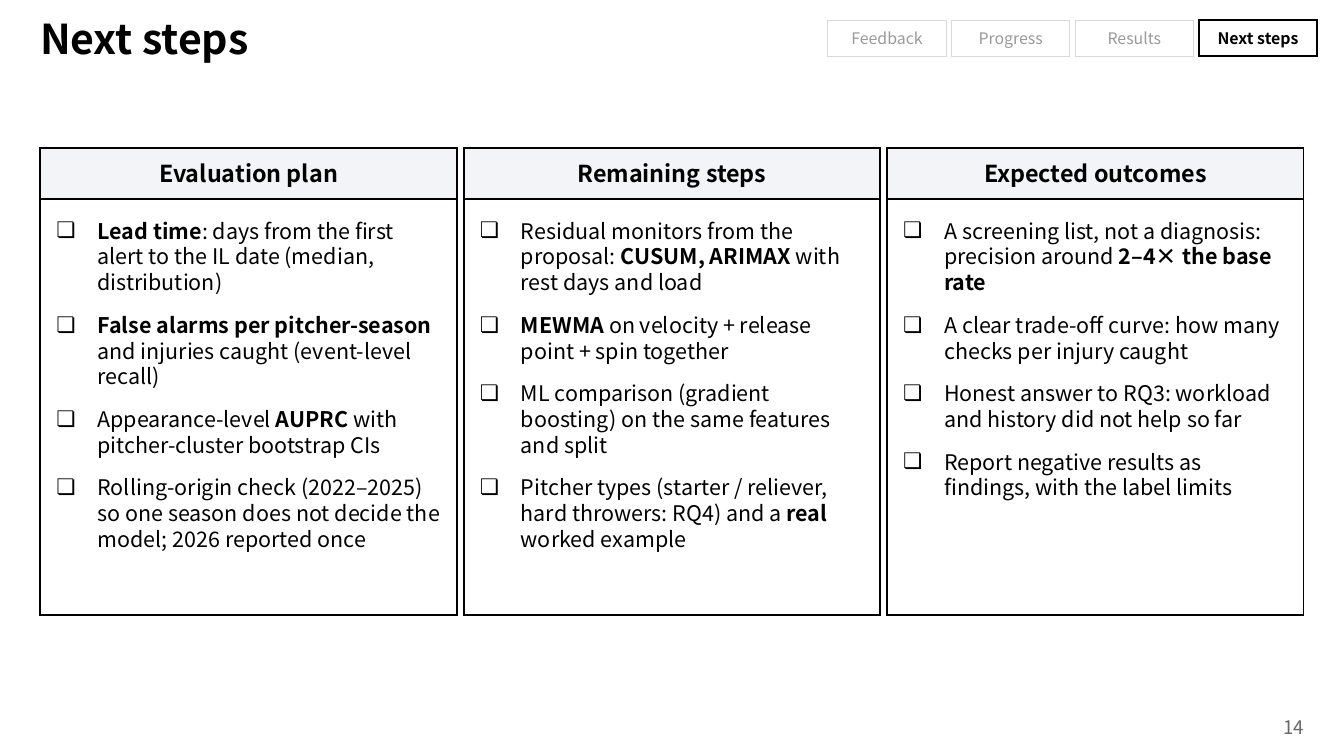
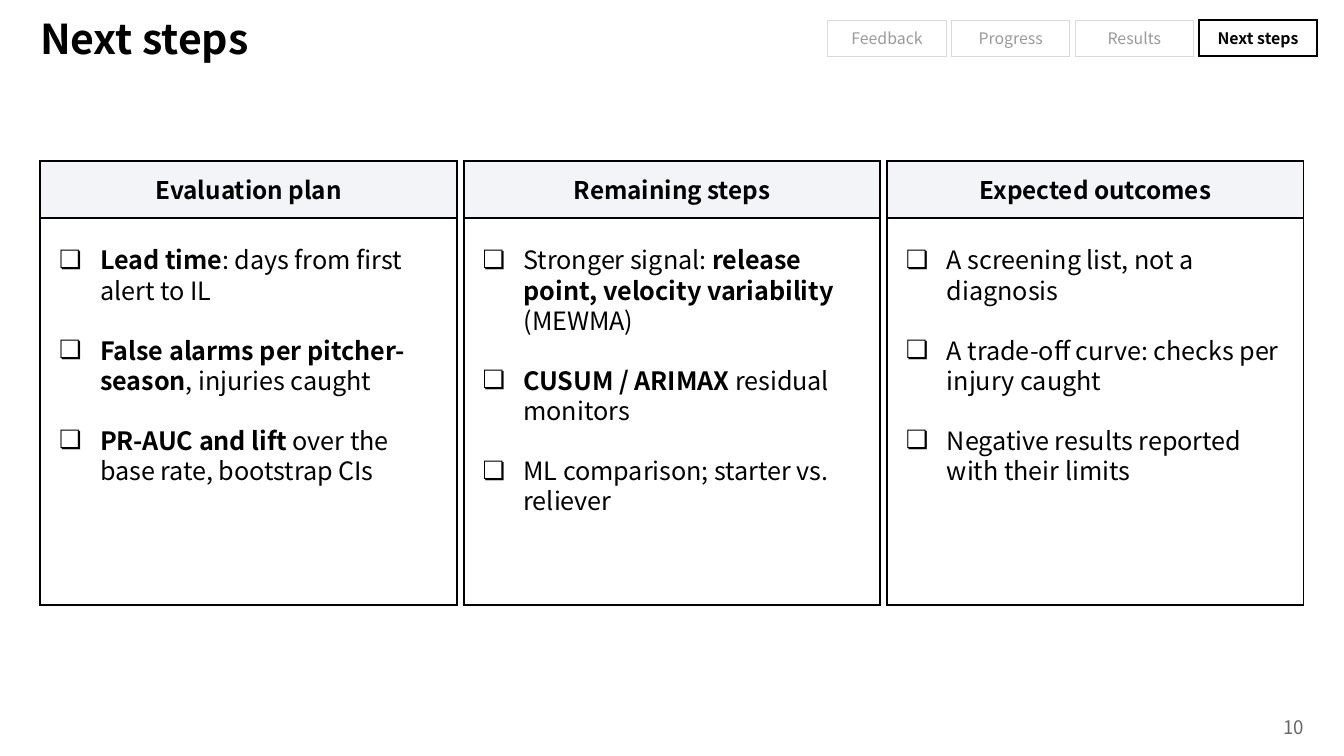
Before and after one commit to chirisjmmm/timeseries, a slide deck: slide 10 of presentation/Pitcher_Injury_Early_Warning_Midterm_EN.pptx (slide 14 before the commit). Drawn at 1344x756 pixels with LibreOffice and Linux fonts; fonts in the diff are those of the drawing; background and template pictures are left out. Boxes give left, top, right and bottom in pixels: in the first picture for what was removed or moved away, otherwise in the second. Text is boxed around its words. In the diff, an @@ line names an element or a change of style, - is before the commit and + after.

```diff
--- a/presentation/Pitcher_Injury_Early_Warning_Midterm_EN.pptx
+++ b/presentation/Pitcher_Injury_Early_Warning_Midterm_EN.pptx
@@ rectangle "Evaluation plan": place and size @@
-rectangle "Evaluation plan" at box(40, 148, 457, 199)
+rectangle "Evaluation plan" at box(40, 161, 457, 218)
@@ rectangle "Remaining steps": place and size @@
-rectangle "Remaining steps" at box(464, 148, 880, 199)
+rectangle "Remaining steps" at box(464, 161, 880, 218)
@@ size 12.5 to 13 pt in 3 elements at box(40, 161, 457, 218), box(464, 161, 880, 218), box(887, 161, 1304, 218) @@
@@ rectangle "Expected outcomes": place and size @@
-rectangle "Expected outcomes" at box(887, 148, 1304, 199)
+rectangle "Expected outcomes" at box(887, 161, 1304, 218)
@@ rectangle: place and size @@
-rectangle at box(40, 199, 457, 616)
+rectangle at box(40, 218, 457, 605)
@@ rectangle: place and size @@
-rectangle at box(464, 199, 880, 616)
+rectangle at box(464, 218, 880, 605)
@@ rectangle: place and size @@
-rectangle at box(887, 199, 1304, 616)
+rectangle at box(887, 218, 1304, 605)
@@ text at box(100, 248, 404, 486): text changed; size 11.5 to 13.5 pt @@
-❏ Lead time: days from the first alert to the IL date (median, distribution)
-❏ False alarms per pitcher-season and injuries caught (event-level recall)
-❏ Appearance-level AUPRC with pitcher-cluster bootstrap CIs
-❏ Rolling-origin check (2022–2025) so one season does not decide the model; 2026 reported once
+❏ Lead time: days from first alert to IL
+❏ False alarms per pitcher-season, injuries caught
+❏ PR-AUC and lift over the base rate, bootstrap CIs
@@ text at box(524, 249, 833, 511): text changed; size 11.5 to 13.5 pt @@
-❏ Residual monitors from the proposal: CUSUM, ARIMAX with rest days and load
-❏ MEWMA on velocity + release point + spin together
-❏ ML comparison (gradient boosting) on the same features and split
-❏ Pitcher types (starter / reliever, hard throwers: RQ4) and a real worked example
+❏ Stronger signal: release point, velocity variability (MEWMA)
+❏ CUSUM / ARIMAX residual monitors
+❏ ML comparison; starter vs. reliever
@@ text at box(947, 249, 1278, 481): text changed; size 11.5 to 13.5 pt @@
-❏ A screening list, not a diagnosis: precision around 2–4× the base rate
-❏ A clear trade-off curve: how many checks per injury caught
-❏ Honest answer to RQ3: workload and history did not help so far
-❏ Report negative results as findings, with the label limits
+❏ A screening list, not a diagnosis
+❏ A trade-off curve: checks per injury caught
+❏ Negative results reported with their limits
@@ page number at box(1283, 720, 1304, 734): text changed @@
-14
+10
```
Also in this commit, not shown: 6 other slides changed, 1 slide added, 5 slides removed, 2 other files.
